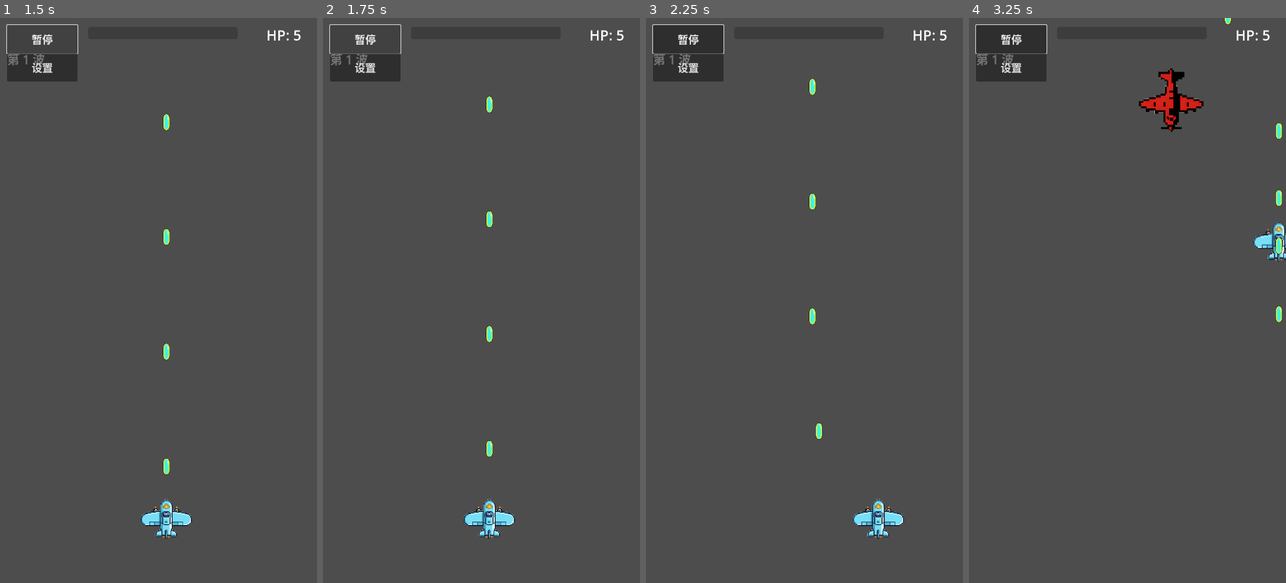
Above: before the commit, frames 1-4 (left to right).
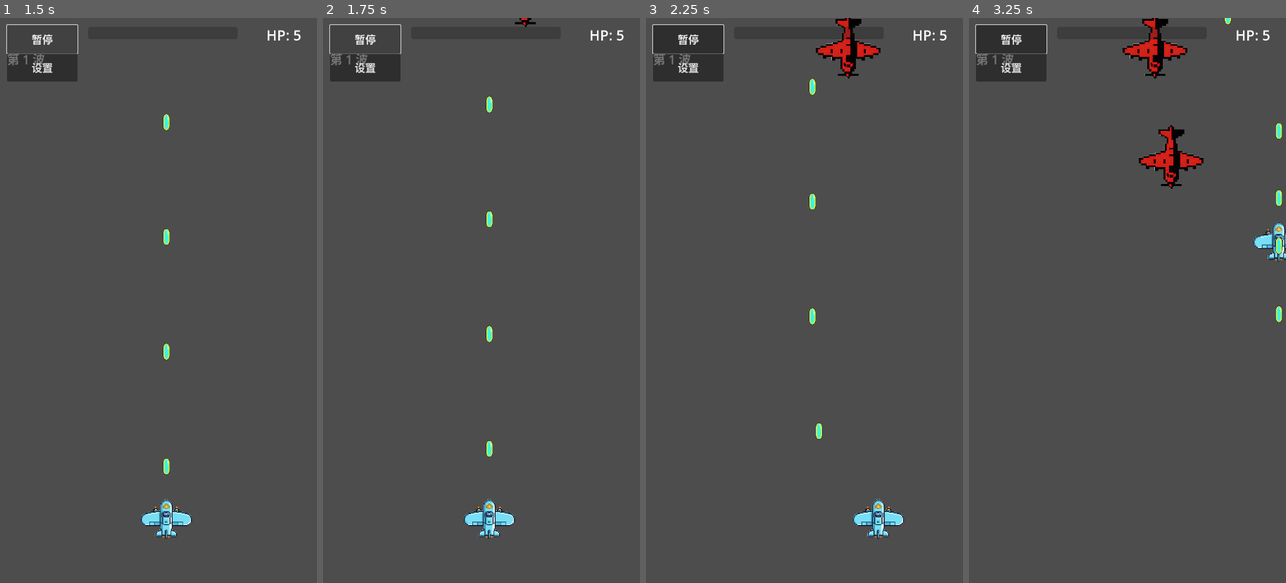
Above: after the commit, the same moments.

Repository: qingzhixing/plane-war
Game: Godot game, scene res://scenes/Main.tscn
The game is run twice, just before and just after one commit, with the same random seed, the same clock (stepped at 60 frames per second) and the same inputs. Sound files missing from this copy of the repository are replaced by a short silence.
Inputs (mouse positions are in pixels of both pictures, inside the frame that each line leads up to):
- Up to frame 1 (1.5 s): click "暂停" at 0.5 s; click "继续" at 1.25 s
- Up to frame 2 (1.75 s): no input
- Up to frame 3 (2.25 s): tap Enter at 2 s; move the mouse to (874, 272) at 2.02 s; hold D from 2.03 s (still down); tap P at 2.1 s; click (874, 272) at 2.17 s
- Up to frame 4 (3.25 s): release D at 2.75 s; drag from (1064, 328) to (1133, 51) at 2.77 s

Frame 1 is identical in both runs. In frame 2, less than 0.1% of the frame differs, in the area x 60-68%, y 0-2%; in frame 3, 0.9%; in frame 4, 2.6%, in the area x 48-74%, y 0-31%.

Commit message:
🎮 ADD: 调整精英血量与关卡节奏
Made-with: Cursor

Diff:
--- a/scenes/Main.tscn
+++ b/scenes/Main.tscn
@@ -25,7 +25,7 @@
 enemy_scene_elite = ExtResource("9_enemy_elite")
 
 [node name="Timer" type="Timer" parent="EnemySpawner"]
-wait_time = 1.5
+wait_time = 1.0
 autostart = true
 
 [node name="HUD" type="CanvasLayer" parent="."]
--- a/scripts/enemy_elite.gd
+++ b/scripts/enemy_elite.gd
@@ -1,8 +1,8 @@
 extends Area2D
 
 @export var move_speed: float = 90.0
-@export var max_hp: int = 6
-@export var exp_value: int = 15
+@export var max_hp: int = 9
+@export var exp_value: int = 18
 @export var fire_interval: float = 2.0
 @export var bullet_scene: PackedScene
 
--- a/scripts/main.gd
+++ b/scripts/main.gd
@@ -16,7 +16,7 @@
 	add_to_group("experience_listener")
 	level_up.connect(_on_level_up)
 	var wave_timer := Timer.new()
-	wave_timer.wait_time = 45.0
+	wave_timer.wait_time = 28.0
 	wave_timer.timeout.connect(_on_wave_timeout)
 	add_child(wave_timer)
 	wave_timer.start()
